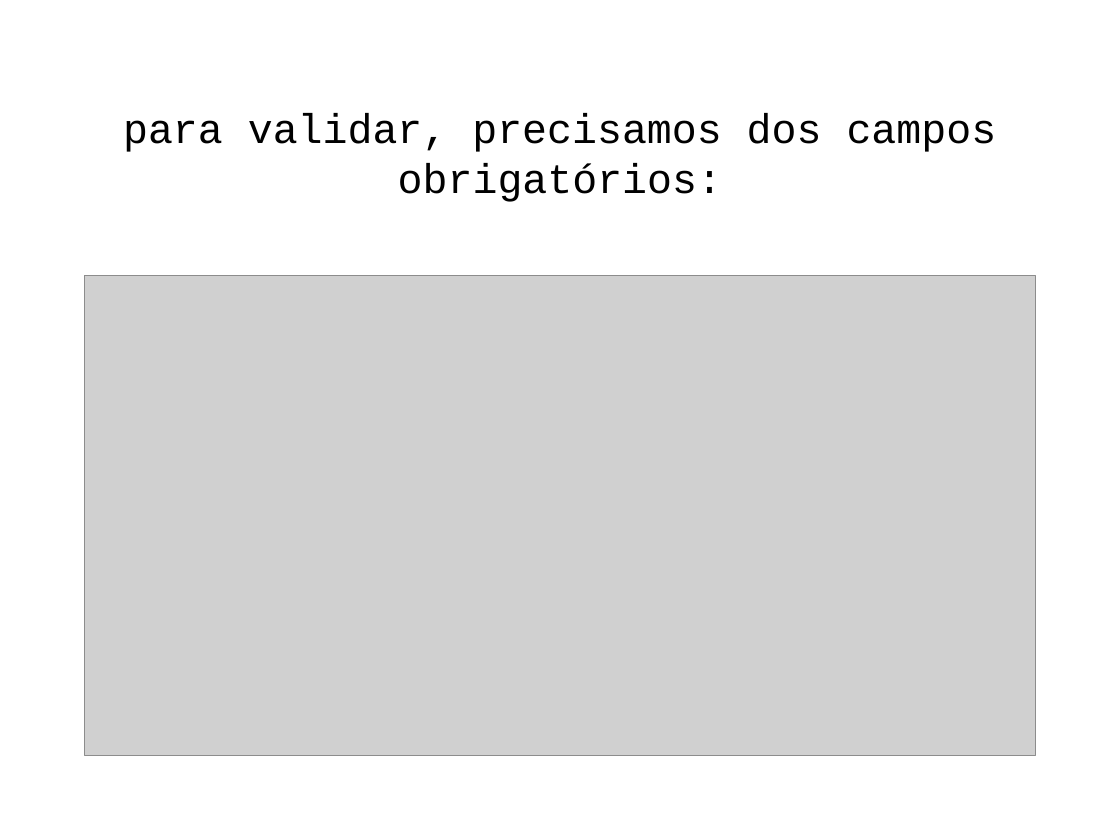
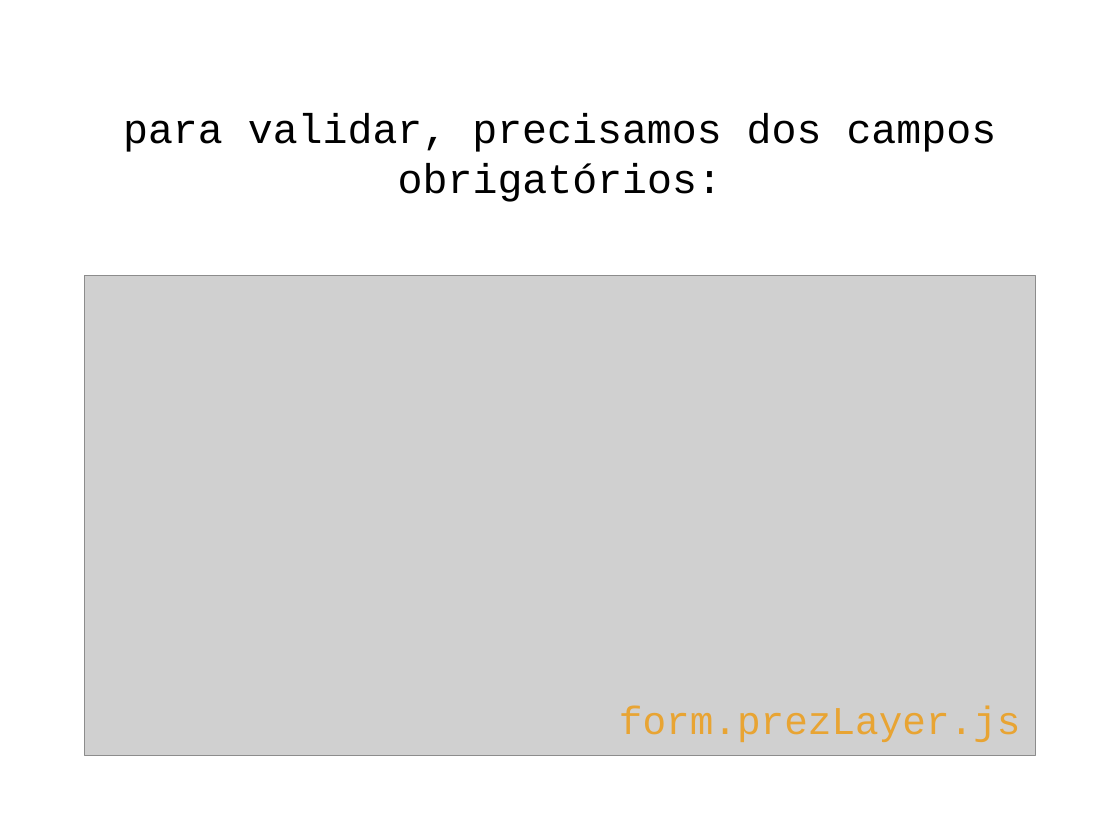
Before and after one commit to romulocollopy/segregated-dom-keynote, a slide deck: slide 10 of segregated dom v2.pptx. Drawn at 1120x840 pixels with LibreOffice and Linux fonts; fonts in the diff are those of the drawing; grey boxes stand for pictures. Boxes give left, top, right and bottom in pixels: in the first picture for what was removed or moved away, otherwise in the second. Text is boxed around its words. In the diff, an @@ line names an element or a change of style, - is before the commit and + after.

```diff
--- a/segregated dom v2.pptx
+++ b/segregated dom v2.pptx
@@ text added at (619, 706, 1021, 742), 36 pt, text #E8A433 @@
+form.prezLayer.js
```
Also in this commit, not shown: 5 other slides changed, 2 other files.
